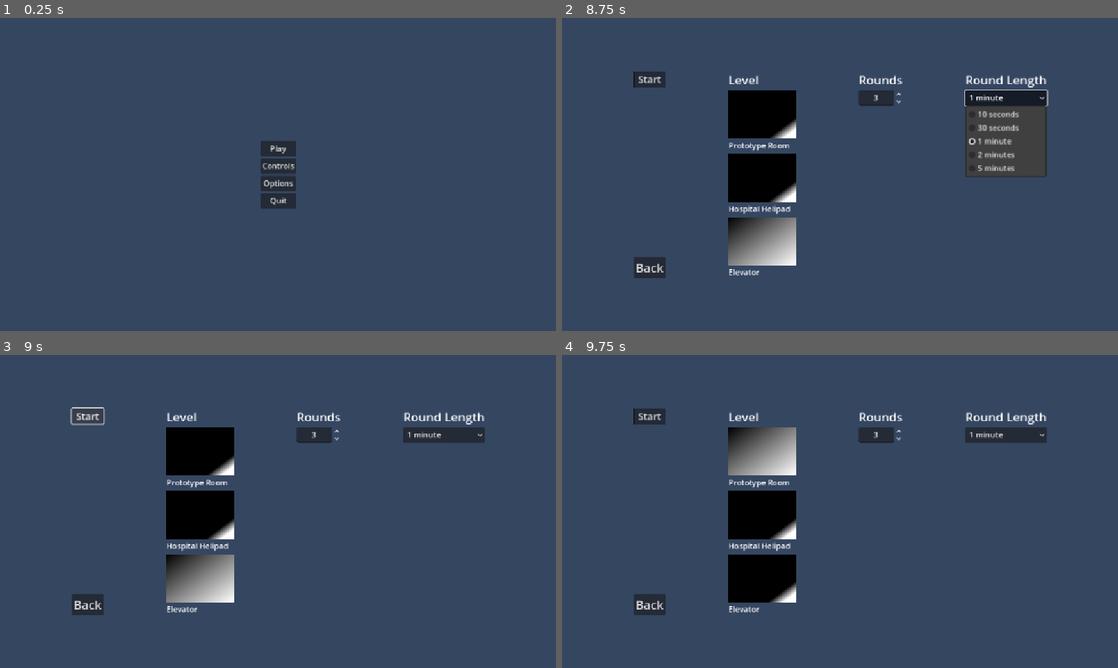
Above: before the commit, frames 1-4 (two rows, left to right).
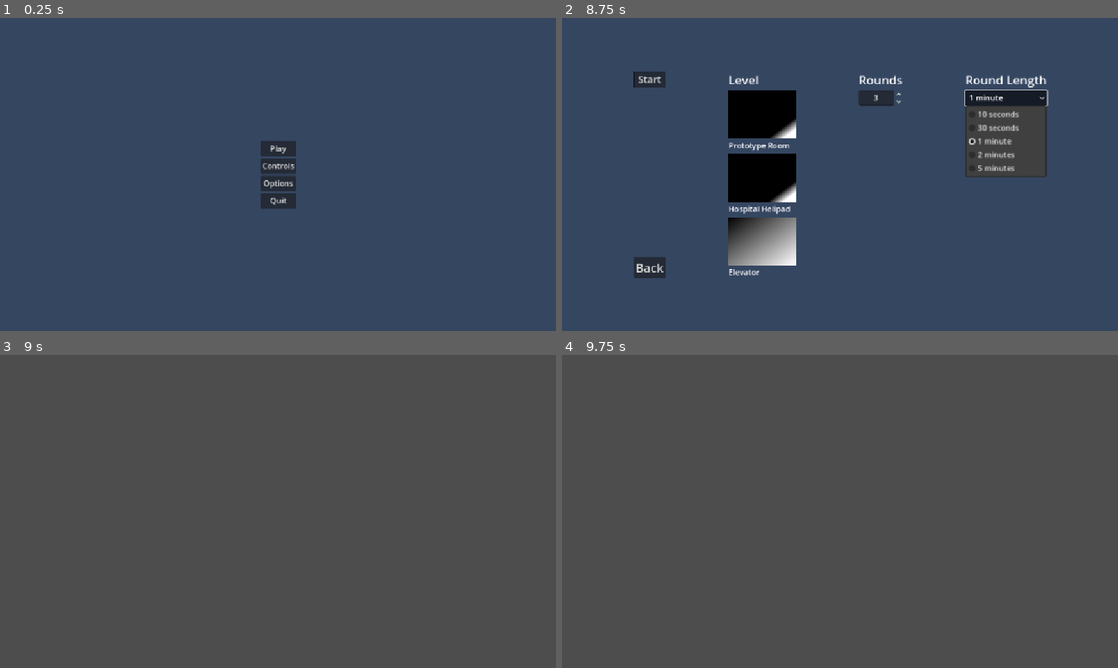
Above: after the commit, the same moments.

Repository: LucyThePirate/STL-Gamedev-Spring-Game-Jam-2025
Game: Godot game, scene res://Scenes/main_menu.tscn
The game is run twice, just before and just after one commit, with the same random seed, the same clock (stepped at 60 frames per second) and the same inputs. This scene is started directly instead of the project's main scene. The engine's default icon, where the game draws it, is replaced by a stand-in: a white triangle on a blue panel in a dark square.
Inputs (mouse positions are in pixels of both pictures, inside the frame that each line leads up to):
- Up to frame 1 (0.25 s): no input
- Up to frame 2 (8.75 s): click "Play" at 0.5 s; click "Start" at 1.25 s; click "Start" at 2 s; click (762, 115) at 2.75 s; click (762, 177) at 3.5 s; click (762, 240) at 4.25 s; click "1 minute" at 5 s; click (762, 115) at 5.75 s; click (762, 177) at 6.5 s; click (762, 240) at 7.25 s; click "1 minute" at 8 s
- Up to frame 3 (9 s): click "Start" at 8.75 s
- Up to frame 4 (9.75 s): click (762, 452) at 9.52 s

Frames 1-2 are identical in both runs. In frame 3, 7.7% of the frame differs, in the area x 12-88%, y 16-84%; in frame 4, 7.8%, in the area x 12-88%, y 17-84%.

Commit message:
Added function to level select

Diff:
--- /dev/null
+++ b/new-game-project/Autoloads/globals.gd
@@ -0,0 +1,5 @@
+extends Node
+
+var selected_map: PackedScene
+var selected_round_length: int
+var selected_num_of_rounds: int
--- /dev/null
+++ b/new-game-project/Scenes/game_manager.tscn
@@ -0,0 +1,22 @@
+[gd_scene load_steps=4 format=3 uid="uid://3k43mtbqb03q"]
+
+[ext_resource type="Script" uid="uid://rotuh2tt2ax1" path="res://game_manager.gd" id="1_oj352"]
+[ext_resource type="PackedScene" uid="uid://dlaljyl5f6dcs" path="res://Scenes/player.tscn" id="2_e5fcp"]
+[ext_resource type="PackedScene" uid="uid://3i2kg7knjo0r" path="res://Scenes/camera_2d.tscn" id="3_sq00h"]
+
+[node name="GameManager" type="Node2D"]
+script = ExtResource("1_oj352")
+
+[node name="Player 1" parent="." instance=ExtResource("2_e5fcp")]
+
+[node name="Player 2" parent="." instance=ExtResource("2_e5fcp")]
+
+[node name="Camera2D" parent="." instance=ExtResource("3_sq00h")]
+position = Vector2(576, 324)
+zoom = Vector2(1.09, 1.09)
+
+[node name="RoundTimer" type="Timer" parent="."]
+
+[node name="CountdownTimer" type="Timer" parent="."]
+
+[connection signal="tree_entered" from="." to="." method="_on_tree_entered"]
--- a/new-game-project/Scenes/main.tscn
+++ b/new-game-project/Scenes/main.tscn
@@ -5,7 +5,7 @@
 [ext_resource type="PackedScene" uid="uid://3i2kg7knjo0r" path="res://Scenes/camera_2d.tscn" id="3_8gbba"]
 [ext_resource type="PackedScene" uid="uid://q7uddcbmnklw" path="res://Scenes/obstacle_box.tscn" id="4_jjvhh"]
 
-[node name="Node2D" type="Node2D"]
+[node name="Main" type="Node2D"]
 
 [node name="FloorColor" type="ColorRect" parent="."]
 anchors_preset = 8
--- a/new-game-project/Scenes/main_menu.gd
+++ b/new-game-project/Scenes/main_menu.gd
@@ -2,14 +2,19 @@
 
 @export var ls_buttons: Resource
 @export var first_level: PackedScene
+@export var game_manager: PackedScene
 
 @onready var main_menu: Control = $MainMenu
 @onready var level_select: Control = $LevelSelect
 @onready var controls: Control = $Controls
 @onready
 var level_1_button: TextureButton = $LevelSelect/CenterContainer/HBoxContainer/GridContainer/Level1/Level1Button
+@onready
+var round_length_selector: OptionButton = $LevelSelect/CenterContainer/HBoxContainer/RoundLength/RoundLengthSelector
 
-var selected_level
+var selected_map
+var selected_round_length: int = 60
+var selected_num_of_rounds: int = 3
 
 
 func _process(delta: float) -> void:
@@ -21,6 +26,11 @@
 	level_select.hide()
 	controls.hide()
 	level_1_button.set_meta("level_path", first_level)
+	round_length_selector.set_item_metadata(0, 10)
+	round_length_selector.set_item_metadata(1, 30)
+	round_length_selector.set_item_metadata(2, 60)
+	round_length_selector.set_item_metadata(3, 120)
+	round_length_selector.set_item_metadata(4, 300)
 	#level 2 meta
 	#level 3 meta
 
@@ -37,12 +47,15 @@
 
 
 func handle_level_selection():
-	selected_level = ls_buttons.get_pressed_button()
+	selected_map = ls_buttons.get_pressed_button()
 
 
 func _on_start_button_pressed() -> void:
-	if selected_level:
-		get_tree().change_scene_to_packed(selected_level.get_meta("level_path"))
+	if selected_map:
+		Globals.selected_map = selected_map.get_meta("level_path")
+		Globals.selected_round_length = selected_round_length
+		Globals.selected_num_of_rounds = selected_num_of_rounds
+		get_tree().change_scene_to_packed(game_manager)
 	else:
 		pass
 
@@ -62,3 +75,11 @@
 #QUIT
 func _on_quit_button_pressed() -> void:
 	get_tree().quit()
+
+
+func _on_round_length_selector_item_selected(index: int) -> void:
+	selected_round_length = index
+
+
+func _on_spin_box_value_changed(value: float) -> void:
+	selected_num_of_rounds = value
--- a/new-game-project/Scenes/main_menu.tscn
+++ b/new-game-project/Scenes/main_menu.tscn
@@ -1,8 +1,9 @@
-[gd_scene load_steps=15 format=3 uid="uid://b0p5grjmpkj1u"]
+[gd_scene load_steps=16 format=3 uid="uid://b0p5grjmpkj1u"]
 
 [ext_resource type="Script" uid="uid://dlb044x67s2cb" path="res://Scenes/main_menu.gd" id="1_28flt"]
 [ext_resource type="PackedScene" uid="uid://ds4qmjjl75eu3" path="res://Scenes/main.tscn" id="2_48xlc"]
 [ext_resource type="ButtonGroup" uid="uid://cefxtylrijm1c" path="res://Scenes/level_select_buttons.tres" id="3_1ehe0"]
+[ext_resource type="PackedScene" uid="uid://3k43mtbqb03q" path="res://Scenes/game_manager.tscn" id="4_ce3w2"]
 
 [sub_resource type="Gradient" id="Gradient_ce3w2"]
 offsets = PackedFloat32Array(0, 0.00550964)
@@ -61,6 +62,7 @@
 script = ExtResource("1_28flt")
 ls_buttons = ExtResource("3_1ehe0")
 first_level = ExtResource("2_48xlc")
+game_manager = ExtResource("4_ce3w2")
 
 [node name="TempBackground" type="ColorRect" parent="."]
 layout_mode = 1
@@ -107,7 +109,6 @@
 text = "Quit"
 
 [node name="LevelSelect" type="Control" parent="."]
-visible = false
 layout_mode = 1
 anchors_preset = 15
 anchor_right = 1.0
@@ -316,4 +317,6 @@
 [connection signal="pressed" from="MainMenu/CenterContainer/EntranceButtons/QuitButton" to="." method="_on_quit_button_pressed"]
 [connection signal="pressed" from="LevelSelect/CenterContainer/HBoxContainer/VBoxContainer/StartButton" to="." method="_on_start_button_pressed"]
 [connection signal="pressed" from="LevelSelect/CenterContainer/HBoxContainer/VBoxContainer/BackButton" to="." method="_on_level_select_back_button_pressed"]
+[connection signal="value_changed" from="LevelSelect/CenterContainer/HBoxContainer/RoundAmount/SpinBox" to="." method="_on_spin_box_value_changed"]
+[connection signal="item_selected" from="LevelSelect/CenterContainer/HBoxContainer/RoundLength/RoundLengthSelector" to="." method="_on_round_length_selector_item_selected"]
 [connection signal="pressed" from="Controls/Button" to="." method="_on_controls_back_button_pressed"]
--- /dev/null
+++ b/new-game-project/Scenes/prototype_map.tscn
@@ -0,0 +1,85 @@
+[gd_scene load_steps=2 format=3 uid="uid://b2dj4v65tlilj"]
+
+[ext_resource type="PackedScene" uid="uid://q7uddcbmnklw" path="res://Scenes/obstacle_box.tscn" id="1_w7t2a"]
+
+[node name="PrototypeMap" type="Node2D"]
+
+[node name="FloorColor" type="ColorRect" parent="."]
+anchors_preset = 8
+anchor_left = 0.5
+anchor_top = 0.5
+anchor_right = 0.5
+anchor_bottom = 0.5
+offset_left = 57.686
+offset_top = 45.5647
+offset_right = 97.686
+offset_bottom = 85.5647
+grow_horizontal = 2
+grow_vertical = 2
+scale = Vector2(26.0094, 13.7616)
+size_flags_horizontal = 4
+size_flags_vertical = 4
+color = Color(0.515867, 0.515867, 0.515867, 1)
+
+[node name="Obstacles" type="Node" parent="."]
+
+[node name="ObstacleBox" parent="Obstacles" instance=ExtResource("1_w7t2a")]
+position = Vector2(56, 319)
+rotation = 1.5708
+scale = Vector2(13.9782, 0.272839)
+
+[node name="ObstacleBox2" parent="Obstacles" instance=ExtResource("1_w7t2a")]
+position = Vector2(1097, 319)
+rotation = 1.5708
+scale = Vector2(13.9782, 0.272839)
+
+[node name="ObstacleBox3" parent="Obstacles" instance=ExtResource("1_w7t2a")]
+position = Vector2(576.565, 596.016)
+scale = Vector2(26.298, 0.272)
+
+[node name="ObstacleBox4" parent="Obstacles" instance=ExtResource("1_w7t2a")]
+position = Vector2(577, 45.0001)
+scale = Vector2(26.2582, 0.272839)
+
+[node name="ObstacleBox5" parent="Obstacles" instance=ExtResource("1_w7t2a")]
+position = Vector2(706, 368)
+rotation = 1.5708
+scale = Vector2(1.41834, 1.36245)
+
+[node name="ObstacleBox6" parent="Obstacles" instance=ExtResource("1_w7t2a")]
+position = Vector2(411, 230)
+rotation = 1.5708
+scale = Vector2(1.41834, 1.36245)
+
+[node name="ObstacleBox7" parent="Obstacles" instance=ExtResource("1_w7t2a")]
+position = Vector2(484, 230)
+rotation = 1.5708
+scale = Vector2(1.41834, 1.36245)
+
+[node name="ObstacleBox8" parent="Obstacles" instance=ExtResource("1_w7t2a")]
+position = Vector2(519, 521)
+rotation = 1.5708
+scale = Vector2(3.6842, 0.491982)
+
+[node name="ObstacleBox9" parent="Obstacles" instance=ExtResource("1_w7t2a")]
+position = Vector2(605, 133)
+rotation = 1.5708
+scale = Vector2(4.5242, 0.491982)
+
+[node name="ObstacleBox10" parent="Obstacles" instance=ExtResource("1_w7t2a")]
+position = Vector2(789.639, 390.702)
+scale = Vector2(3.3146, 0.28255)
+
+[node name="ObstacleBox11" parent="Obstacles" instance=ExtResource("1_w7t2a")]
+position = Vector2(320.181, 252.737)
+scale = Vector2(3.3146, 0.28255)
+
+[node name="ObstacleBox12" parent="Obstacles" instance=ExtResource("1_w7t2a")]
+position = Vector2(320.181, 252.737)
+scale = Vector2(3.3146, 0.28255)
+
+[node name="Player1Spawn" type="Marker2D" parent="."]
+position = Vector2(126, 117)
+
+[node name="Player2Spawn" type="Marker2D" parent="."]
+position = Vector2(974, 498)
--- /dev/null
+++ b/new-game-project/game_manager.gd
@@ -0,0 +1,48 @@
+class_name GameManager
+extends Node2D
+
+@export var map: PackedScene
+@onready var round_timer: Timer = $RoundTimer
+@onready var countdown_timer: Timer = $CountdownTimer
+
+var waiting_for_map: bool = true
+var round_length: int
+var num_of_rounds: int
+var current_round: int
+var player1_spawn_pos: Vector2
+var player2_spawn_pos: Vector2
+
+
+func _process(delta: float) -> void:
+	if waiting_for_map and Globals.selected_map:
+		waiting_for_map = false
+		setup_game()
+
+
+func _ready() -> void:
+	pass
+
+
+func setup_game():
+	map = Globals.selected_map
+	num_of_rounds = Globals.selected_num_of_rounds
+	round_length = Globals.selected_round_length
+	call_deferred("load_map")
+
+
+func load_map():
+	var current_map = map.instantiate()
+	get_tree().current_scene.add_child(current_map)
+	print(num_of_rounds)
+
+
+func start_round():
+	pass
+
+
+func end_round():
+	pass
+
+
+func end_game():
+	pass
--- a/new-game-project/project.godot
+++ b/new-game-project/project.godot
@@ -18,6 +18,7 @@
 [autoload]
 
 Debug="*res://Scripts/debug.gd"
+Globals="*res://Autoloads/globals.gd"
 
 [display]
 
Not shown, added: new-game-project/Autoloads/globals.gd.uid
Not shown, added: new-game-project/game_manager.gd.uid
